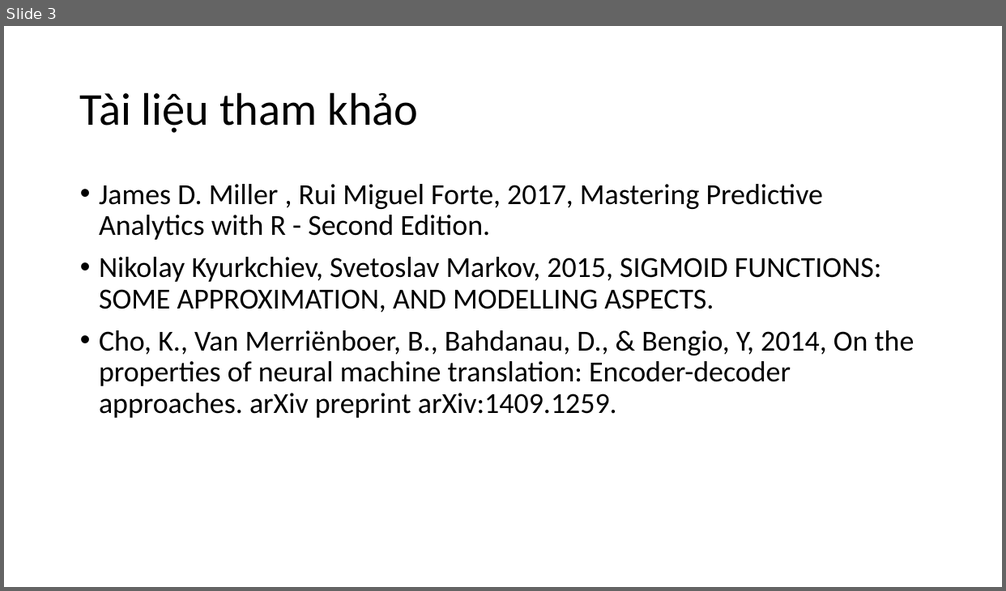
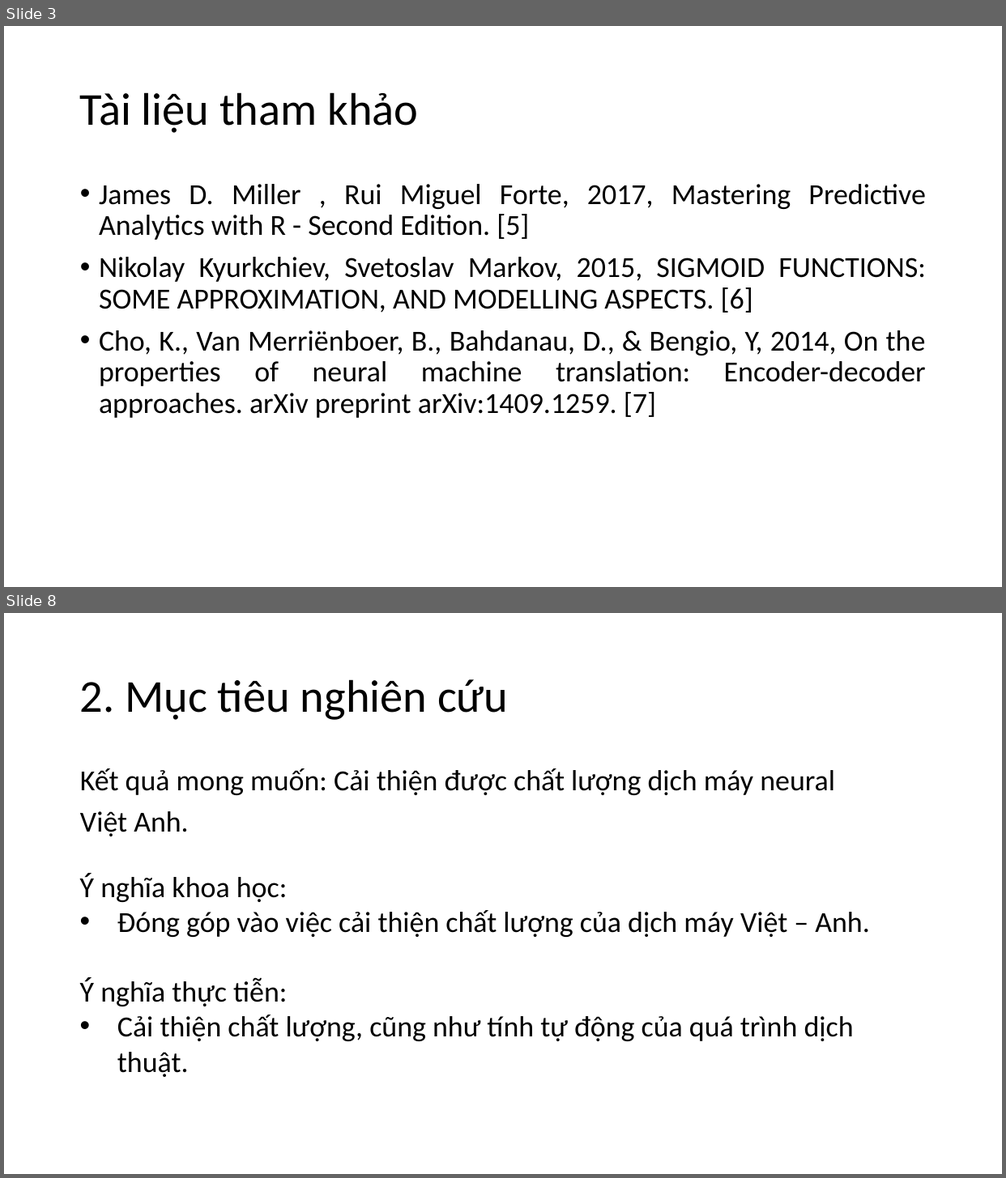
Before and after one commit to nguyenduyhanlam/Improving-Vietnamese-English-neural-machine-translation-with-guiding-word-alignments, a slide deck: dcct.pptx. Shown one above the other, each under a label of ours: slide 3 before the commit, slides 3 and 8 after it; the slides between them are not shown. The pictures are 1006x591 and 1006x1178 pixels, drawn with LibreOffice and Linux fonts; fonts in the diff are those of the drawing. Boxes give left, top, right and bottom in pixels: in the first picture for what was removed or moved away, otherwise in the second. Text is boxed around its words. In the diff, an @@ line names an element or a change of style, - is before the commit and + after.

```diff
--- a/dcct.pptx
+++ b/dcct.pptx
@@ slide 8 added at box(4, 613, 1002, 1174), background #FFFFFF @@
@@ title added at box(80, 679, 508, 720), 44 pt, text #000000 @@
+2. Mục tiêu nghiên cứu
@@ text added at box(80, 769, 835, 837), 28 pt, text #000000 @@
+Kết quả mong muốn: Cải thiện được chất lượng dịch máy neural
+Việt Anh.
@@ text added at box(80, 873, 869, 1077), 28 pt, text #000000 @@
+Ý nghĩa khoa học:
+• Đóng góp vào việc cải thiện chất lượng của dịch máy Việt – Anh.
+Ý nghĩa thực tiễn:
+• Cải thiện chất lượng, cũng như tính tự động của quá trình dịch thuật.
@@ slide 3 changed as well @@
@@ text at box(99, 184, 926, 418): text changed @@
-• James D. Miller , Rui Miguel Forte, 2017, Mastering Predictive Analytics with R - Second Edition.
-• Nikolay Kyurkchiev, Svetoslav Markov, 2015, SIGMOID FUNCTIONS: SOME APPROXIMATION, AND MODELLING ASPECTS.
-• Cho, K., Van Merriënboer, B., Bahdanau, D., & Bengio, Y, 2014, On the properties of neural machine translation: Encoder-decoder approaches. arXiv preprint arXiv:1409.1259.
+• James D. Miller , Rui Miguel Forte, 2017, Mastering Predictive Analytics with R - Second Edition. [5]
+• Nikolay Kyurkchiev, Svetoslav Markov, 2015, SIGMOID FUNCTIONS: SOME APPROXIMATION, AND MODELLING ASPECTS. [6]
+• Cho, K., Van Merriënboer, B., Bahdanau, D., & Bengio, Y, 2014, On the properties of neural machine translation: Encoder-decoder approaches. arXiv preprint arXiv:1409.1259. [7]
```
Also in this commit, not shown: 2 other slides changed, 13 other slides added.
